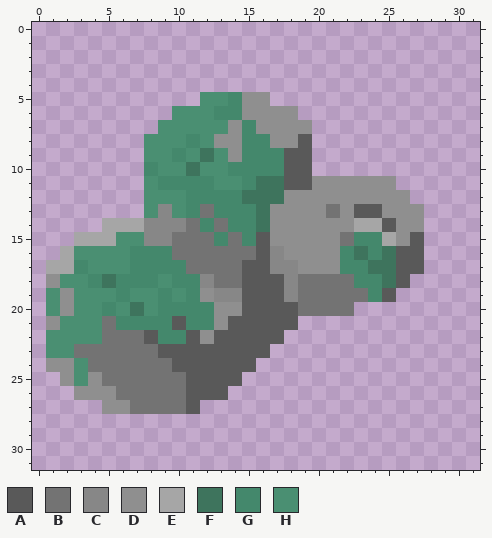
Pixel-art file: Tilesets/.aseprite/rocks/rock5.aseprite. Above, as it was before the edit.
32x32 pixels, 1 frame. Colours within 5 levels of each other are drawn and written as one. The old version is drawn lined up with the new one.
Palette (. is transparent): A #595959  B #737373  C #878787  D #8f8f8f  E #a6a6a6  F #3e745d  G #44886c  H #4a8f72
Pixels before, first column x 1:
 5 ...........HHGDD...........
 6 .........HHHGGDDDD.........
 7 ........HHHHHDGDDDD........
 8 .......HHHGHDDGGDDA........
 9 .......HHGHFHDGGGAA........
10 .......GHHFHHGGGGAA........
11 .......HGGGGHHGFFAADDDDDD..
12 .......HHHGGGGFFFDDDDDDDDD.
13 .......HCHGBGGGFDDDDBDAADDD
14 ....EEECCCBGBGGFDDDDDDEEADD
15 ..EEEHHCCBBBGBGADDDDDBGGEDA
16 .EHHHHGGGBBBBBBACDDDDGFGFAA
17 EEGHHHGGGGBBBBAACCDDDGGFFAA
18 DHHGFGGGHGGCBBAAACBBBBGGFA.
19 HDHHHGHHGHGDCCAAACBBBBBGA..
20 HDHHGHFHGGGGDDAAAABBBB.....
21 DHHHBGGGGAGGDAAAAA.........
22 HHHHBBBAGGADAAAAA..........
23 HHBBBBBBAAAAAAAA...........
24 DDHBBBBBBAAAAAA............
25 .DHDBBBBBBAAAA.............
26 ..DDDBBBBBAAA..............
27 ....DDBBBBA................
After the commit:
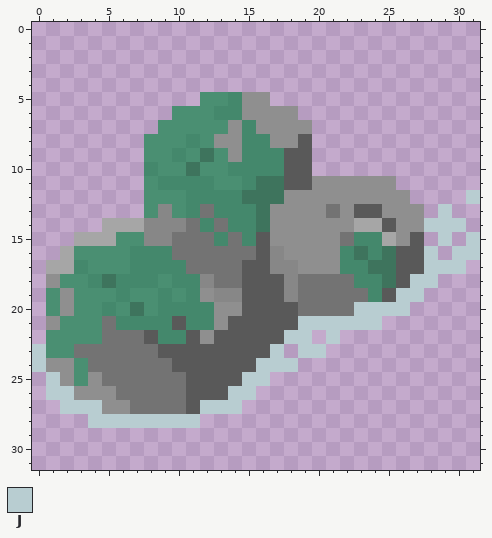
Colours new in this view: J #b8cdd1
The edit:
whole drawing moved by -2,+1 (the old picture is shown already moved)
The edit adds colour J in row 12 at x 31; in row 13 at x 29; in row 14 at x 28 to 30; in row 15 at x 29 and 31; in row 16 at x 28 and 30 to 31; in row 17 at x 28 to 30.
The edit adds colour J in row 18 at x 27 to 28; in row 19 at x 26 to 27; in row 20 at x 23 to 26; in row 21 at x 19 to 24; in row 22 at x 18 to 19 and 21; in row 23 at x 0, 17 and 19 to 20.
The edit adds colour J in row 24 at x 0 and 16 to 18; in row 25 at x 1 and 15 to 16; in row 26 at x 1 to 2 and 14 to 15; in row 27 at x 2 to 4 and 12 to 14; in row 28 at x 4 to 11.
